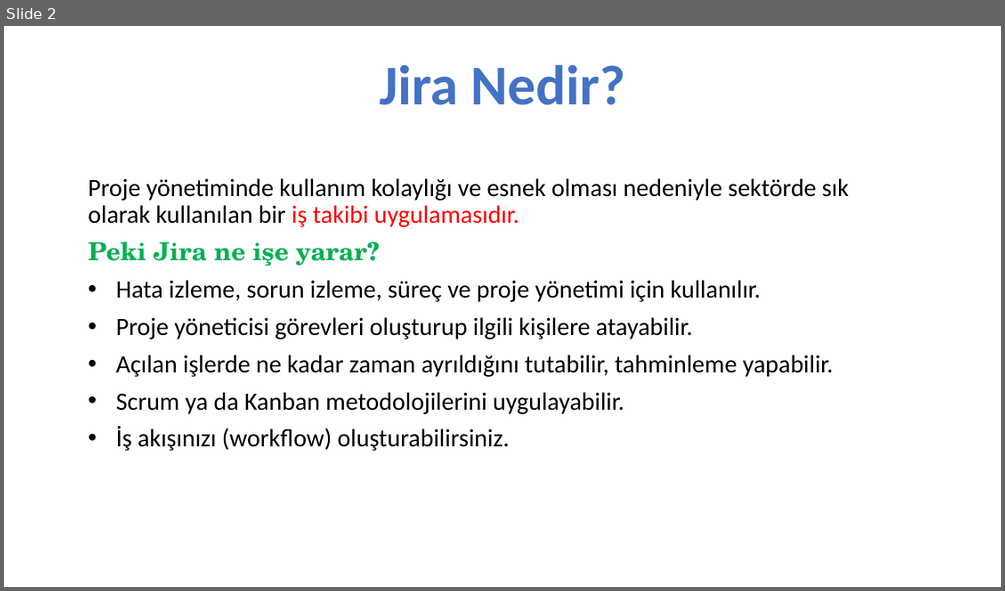
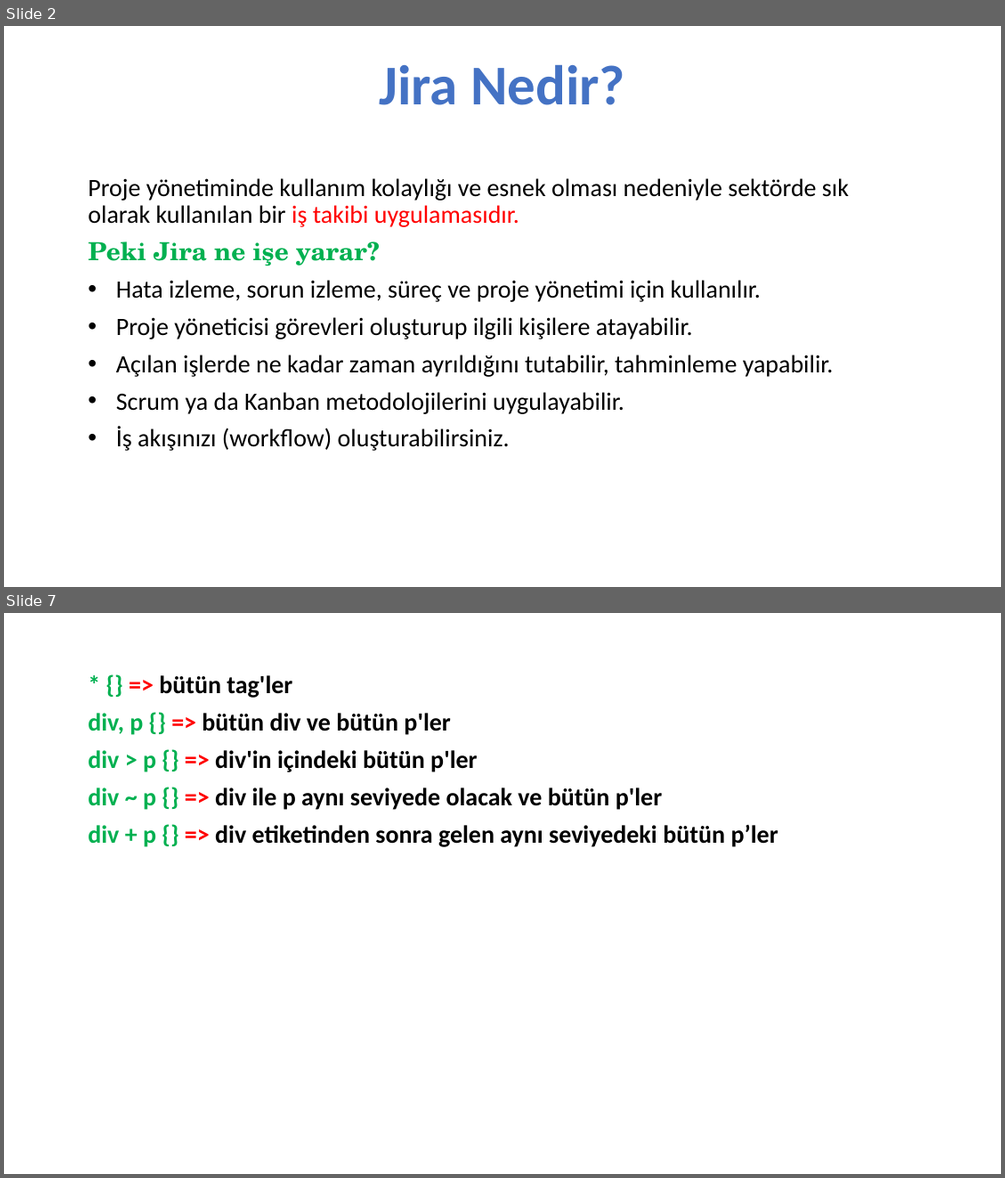
Before and after one commit to TechCareer-FrontEnd-1/tubisad-frontend-uygarsuslu, a slide deck: tubisad-arastirma.pptx. Shown one above the other, each under a label of ours: slide 2 before the commit, slides 2 and 7 after it; the slides between them are not shown. The pictures are 1005x591 and 1005x1178 pixels, drawn with LibreOffice and Linux fonts; fonts in the diff are those of the drawing. Boxes give left, top, right and bottom in pixels: in the first picture for what was removed or moved away, otherwise in the second. Text is boxed around its words. In the diff, an @@ line names an element or a change of style, - is before the commit and + after.

```diff
--- a/tubisad-arastirma.pptx
+++ b/tubisad-arastirma.pptx
@@ slide 7 added at box(4, 613, 1001, 1174), background #FFFFFF @@
@@ subtitle added at box(88, 675, 778, 847), 24 pt, text #000000, bold @@
+* {} => bütün tag'ler
+div, p {} => bütün div ve bütün p'ler
+div > p {} => div'in içindeki bütün p'ler
+div ~ p {} => div ile p aynı seviyede olacak ve bütün p'ler
+div + p {} => div etiketinden sonra gelen aynı seviyedeki bütün p’ler
```
Also in this commit, not shown: 1 slide changed, 3 other slides added.
